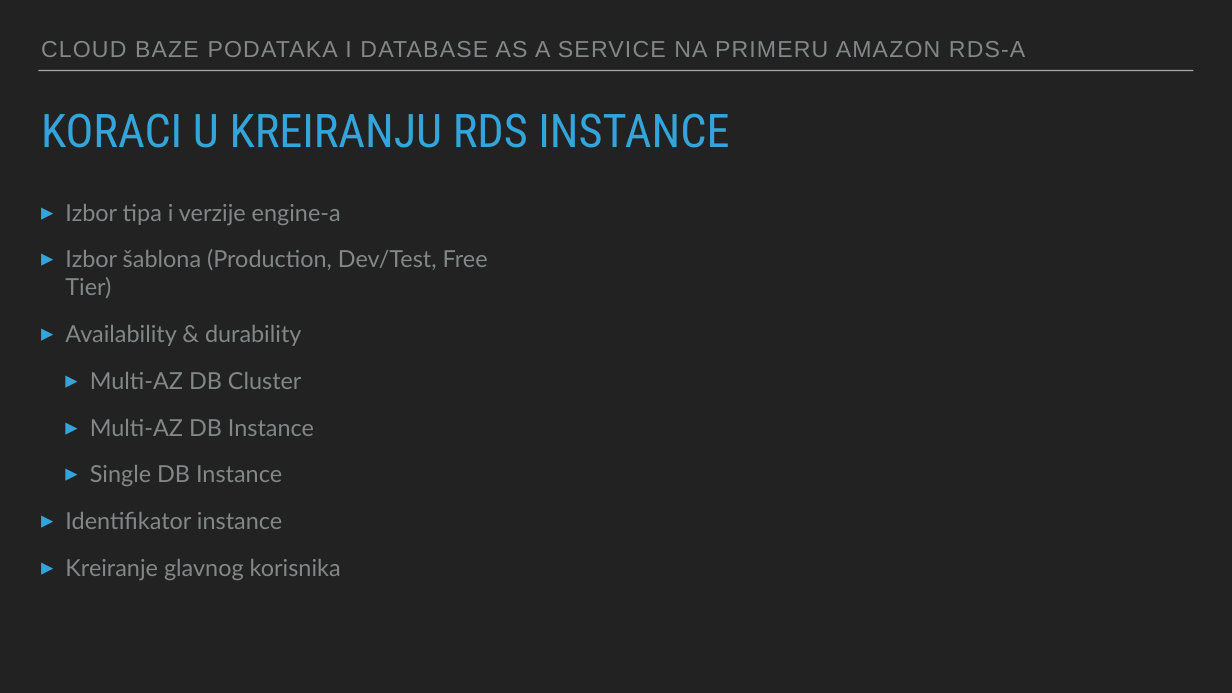
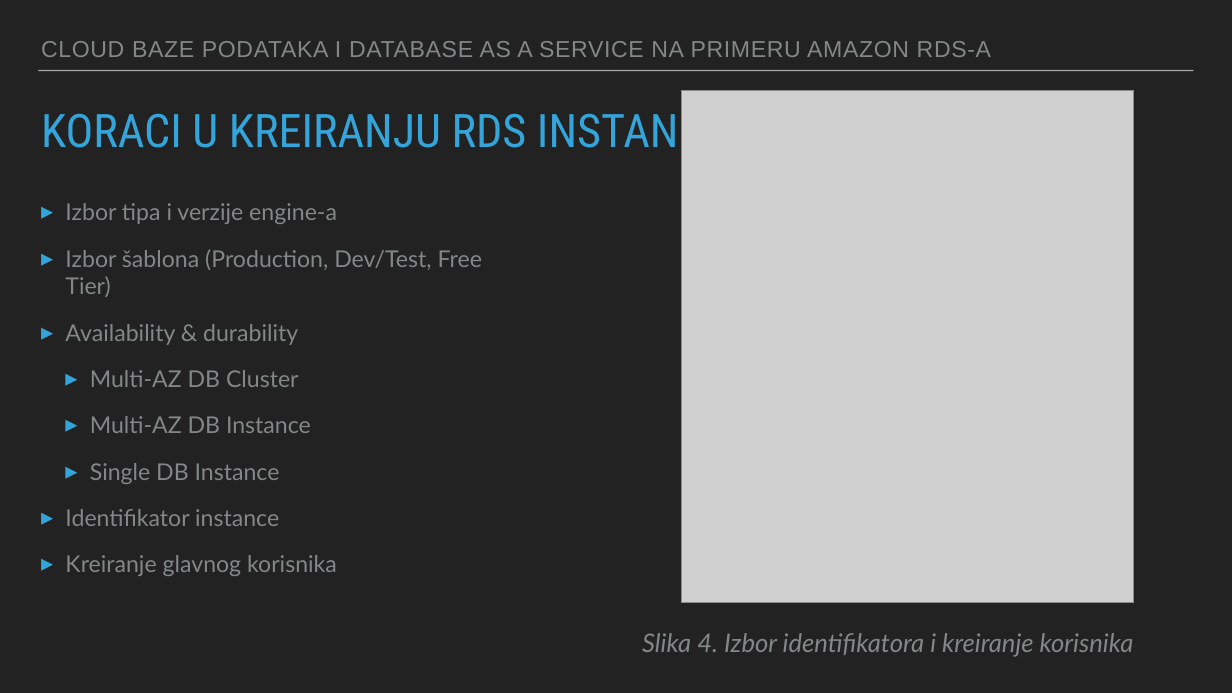
Before and after one commit to svetlanamancic/Amazon-RDS---Cloud-Databases-And-Database-as-a-Service-, a slide deck: slide 8 of Cloud baze podataka i database as a service na primeru Amazon RDS-a.pptx. Drawn at 1232x693 pixels with LibreOffice and Linux fonts; fonts in the diff are those of the drawing; grey boxes stand for pictures. Boxes give left, top, right and bottom in pixels: in the first picture for what was removed or moved away, otherwise in the second. Text is boxed around its words. In the diff, an @@ line names an element or a change of style, - is before the commit and + after.

```diff
--- a/Cloud baze podataka i database as a service na primeru Amazon RDS-a.pptx
+++ b/Cloud baze podataka i database as a service na primeru Amazon RDS-a.pptx
@@ text "CLOUD BAZE PODATAKA I DATABASE ..." at box(41, 41, 991, 57): letter spacing 1.8 to 1 pt @@
@@ title "KORACI U KREIRANJU RDS INSTANCE" at box(41, 105, 728, 158): size 72.2 to 72 pt @@
@@ picture added at box(681, 91, 1134, 602) @@
@@ text "Izbor tipa i verzije engine-a" at box(65, 203, 482, 576): size 36.5 to 36 pt @@
@@ text added at box(642, 633, 1134, 657), 40 pt, text #838787, italic @@
+Slika 4. Izbor identifikatora i kreiranje korisnika
```
Also in this commit, not shown: 15 other slides changed, 2 other files.
